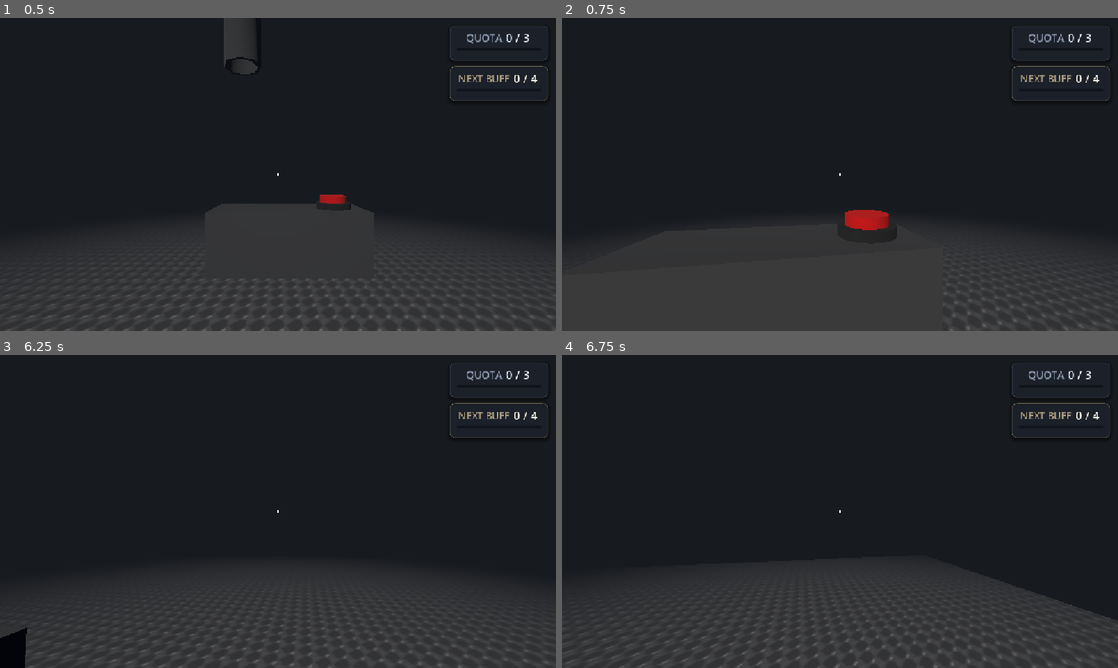
Above: before the commit, frames 1-4 (two rows, left to right).
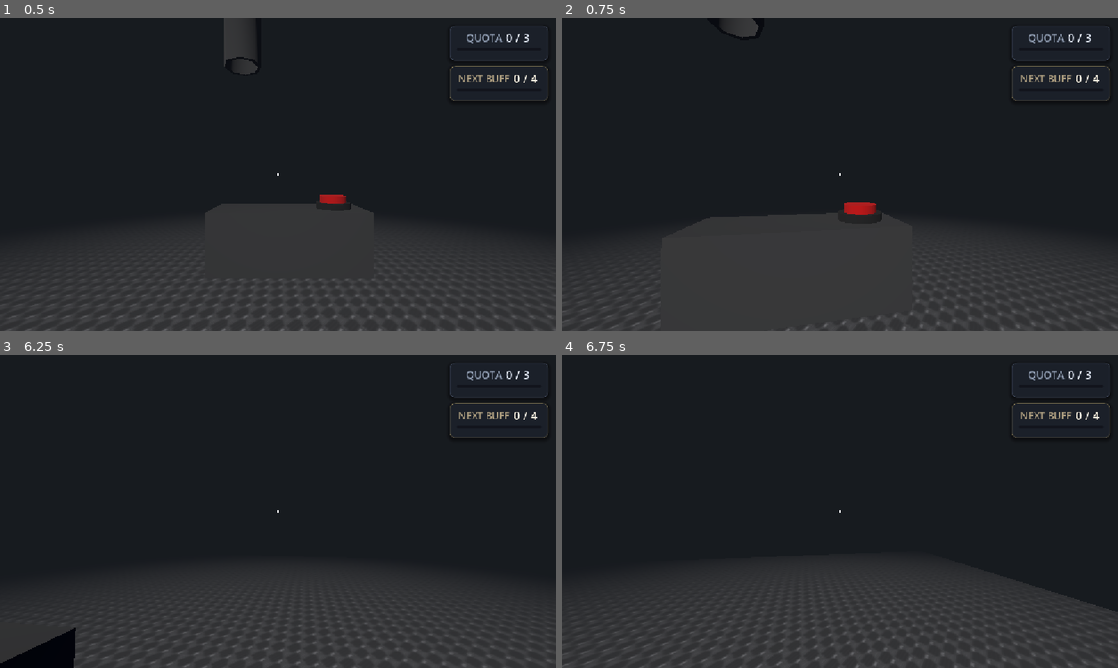
Above: after the commit, the same moments.

Repository: AvSBF/nerdy-papers
Game: Godot game, scene res://Scenes/World.tscn
Two runs of this game, one before a commit and one after it. Both use one fixed random seed, a clock stepped at 60 frames per second and the inputs below.
Inputs (mouse positions are in pixels of both pictures, inside the frame that each line leads up to):
- Up to frame 1 (0.5 s): no input
- Up to frame 2 (0.75 s): tap Enter at 0.5 s; move the mouse to (867, 174) at 0.52 s; hold W (key_forward) from 0.53 s (still down); hold Shift (sprint) from 0.53 s (still down)
- Up to frame 3 (6.25 s): move the mouse to (250, 511) at 1.27 s; release Shift (sprint) at 1.28 s; tap E (interact) at 1.35, 4.35 s; tap Shift (sprint) every 1.5 s from 1.55 to 6.05 s; tap Space at 2, 3.5, 5 s; move the mouse to (289, 505) at 2.02 s; hold Shift (sprint) 2.03-2.78 s; tap Enter at 2.75, 4.25 s; move the mouse to (272, 517) at 2.77 s; tap G (throw) at 2.85, 5.85 s; move the mouse to (316, 514) at 3.52 s; hold Shift (sprint) 3.53-4.28 s; move the mouse to (233, 508) at 4.27 s; move the mouse to (283, 511) at 5.02 s; hold Shift (sprint) 5.03-5.78 s; move the mouse to (255, 505) at 5.77 s; release W (key_forward) at 5.78 s; hold D (key_right) from 5.78 s (still down)
- Up to frame 4 (6.75 s): move the mouse to (867, 511) at 6.52 s; release D (key_right) at 6.53 s; hold W (key_forward) from 6.53 s (still down); hold Shift (sprint) from 6.53 s (still down)

Frame 1 is identical in both runs. In frame 2, 1.2% of the frame differs, in the area x 0-100%, y 0-100%; in frame 3, 1.6%, in the area x 0-100%, y 83-100%; in frame 4, 0.9%.

Commit message:
feat: add movement speed buffs and buff catalog docs

Diff:
--- a/Scripts/Player/player_movement.gd
+++ b/Scripts/Player/player_movement.gd
@@ -5,9 +5,11 @@
 @onready var controller : Node = player
 
 var camera : Camera3D
+var round_controller : RoundController
 
 func _ready() -> void:
 	camera = player.get_node("Camera3D")
+	round_controller = get_tree().get_first_node_in_group("round_controller")
 
 func _physics_process(_delta: float) -> void:
 	var input_dir := Vector2(
@@ -27,8 +29,7 @@
 	var move_dir := (right * direction.x + forward * direction.z)
 
 	var speed = controller.move_speed
-	if Input.is_action_pressed("sprint"):
-		speed *= controller.sprint_multiplier
+	speed = max(1, speed + round_controller.current_additional_speed)
 
 	player.velocity = move_dir * speed
 	player.move_and_slide()
--- a/Scripts/Round/round_controller.gd
+++ b/Scripts/Round/round_controller.gd
@@ -1,4 +1,5 @@
 extends Node
+class_name RoundController
 
 signal deposits_changed(total_deposited: int, buff_threshold: int)
 signal buff_required_reached
@@ -14,6 +15,8 @@
 # баффы
 # очки за бумажку
 var points_per_paper : int = 1
+# дополнительная скорость
+var current_additional_speed : float = 0
 
 func _ready() -> void:
 	for storage in get_tree().get_nodes_in_group("paper_storage"):
@@ -58,4 +61,8 @@
 	match buff_id:
 		"extra_points":
 			points_per_paper += 1
+		"movement_speed_positive":
+			current_additional_speed += 0.25
+		"movement_speed_negative":
+			current_additional_speed -= 0.5
 	return
--- a/Scripts/UI/buff_card_manager.gd
+++ b/Scripts/UI/buff_card_manager.gd
@@ -6,12 +6,12 @@
 
 const GOOD_POOL : Array[Dictionary] = [
 	{"title": "Туман в голове", "desc": "Заглушка. Ничего пока не отнимает."},
-	{"title": "Туман в голове", "desc": "Заглушка. Ничего пока не отнимает."},
 	{"title": "Extra points", "desc": "Each paper gives +1 extra point", "buff_id" : "extra_points"},
+	{"title": "Speed Increase", "desc": "Adds 0.25 to movement speed", "buff_id" : "movement_speed_positive"},
 ]
 
 const BAD_POOL : Array[Dictionary] = [
-	{"title": "Туман в голове", "desc": "Заглушка. Ничего пока не отнимает."},
+	{"title": "Speed Decrease", "desc": "Takes 0.5 from movement speed", "buff_id" : "movement_speed_negative"},
 	{"title": "Туман в голове", "desc": "Заглушка. Ничего пока не отнимает."},
 	{"title": "Туман в голове", "desc": "Заглушка. Ничего пока не отнимает."},
 ]
@@ -19,7 +19,7 @@
 @onready var overlay : Control = $Overlay
 @onready var cards_container : HBoxContainer = $Overlay/Center/Panel/VBox/Cards
 
-var _round : Node
+var _round : RoundController
 var _cards_active : bool = false
 
 func _ready() -> void:
